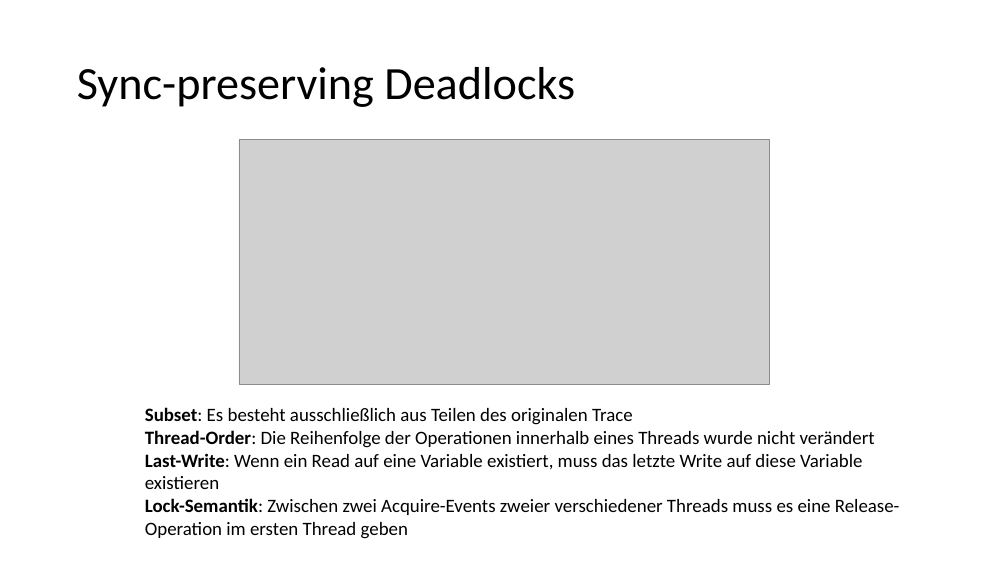
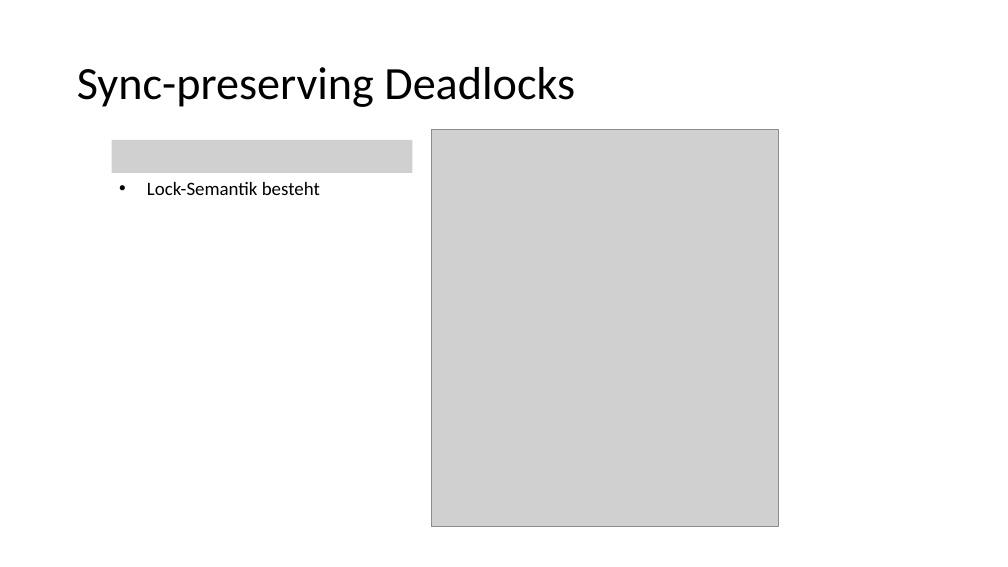
Before and after one commit to HuBaX/Seminararbeit, a slide deck: slide 23 of Sound Dynamic Deadlock Prediction in Linear Time.pptx. Drawn at 1008x567 pixels with LibreOffice and Linux fonts; fonts in the diff are those of the drawing; grey boxes stand for pictures. Boxes give left, top, right and bottom in pixels: in the first picture for what was removed or moved away, otherwise in the second. Text is boxed around its words. In the diff, an @@ line names an element or a change of style, - is before the commit and + after.

```diff
--- a/Sound Dynamic Deadlock Prediction in Linear Time.pptx
+++ b/Sound Dynamic Deadlock Prediction in Linear Time.pptx
@@ picture added at (112, 140, 413, 173) @@
@@ picture removed at (239, 140, 769, 385) @@
@@ picture added at (431, 129, 778, 526) @@
@@ text added at (147, 182, 320, 195), 18 pt, text #000000 @@
+• Lock-Semantik besteht
@@ text removed at (145, 407, 900, 539) @@
-  Subset: Es besteht ausschließlich aus Teilen des originalen Trace
-  Thread-Order: Die Reihenfolge der Operationen innerhalb eines Threads wurde nicht verändert
-  Last-Write: Wenn ein Read auf eine Variable existiert, muss das letzte Write auf diese Variable existieren
-  Lock-Semantik: Zwischen zwei Acquire-Events zweier verschiedener Threads muss es eine Release-Operation im ersten Thread geben
```
Also in this commit, not shown: 9 other slides changed, 3 slides added, 1 slide removed, 1 other file.
